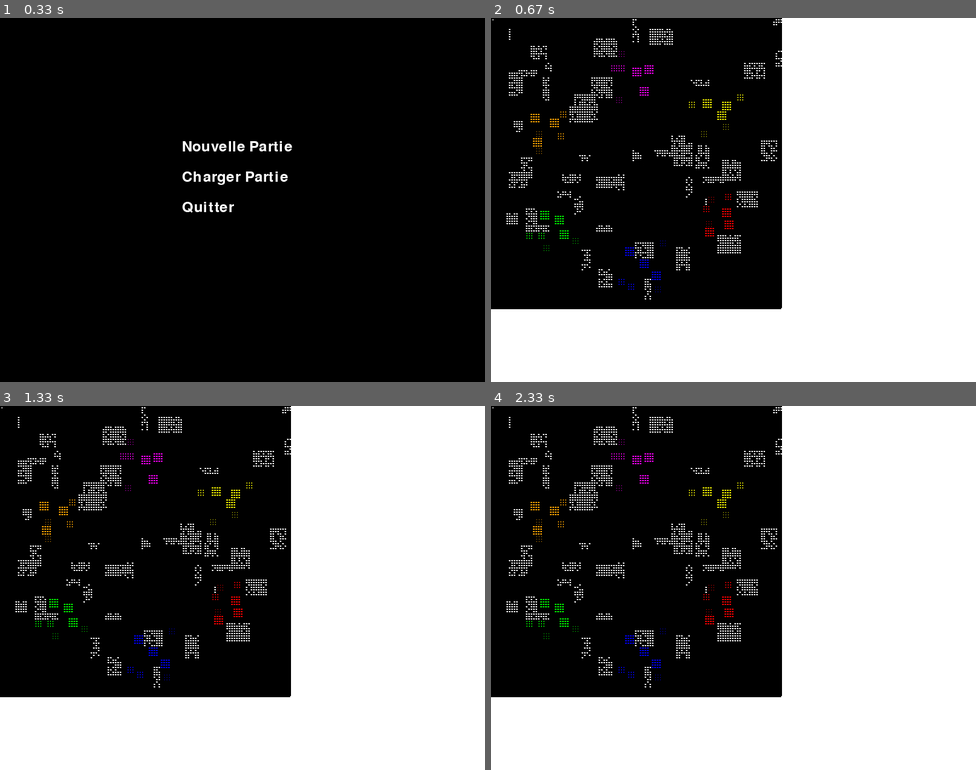
Above: before the commit, frames 1-4 (two rows, left to right).
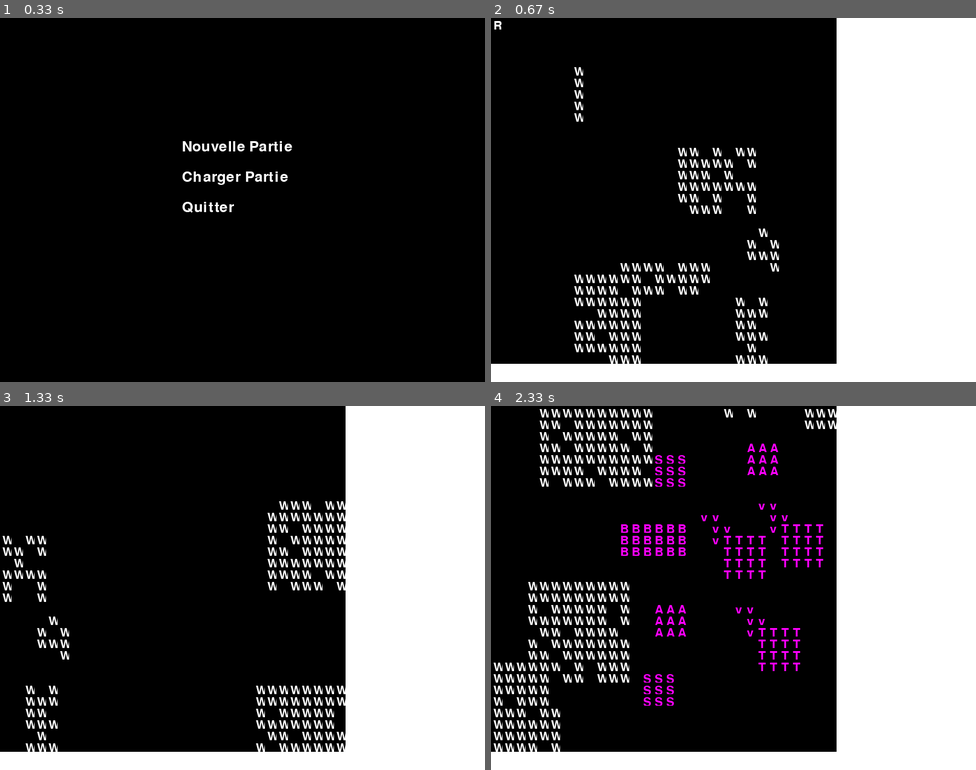
Above: after the commit, the same moments.

Repository: vstadle/AIge-of-EmpAIres
Game: pygame game, started from src/main.py
Two runs of this game, one before a commit and one after it. Both use one fixed random seed, a clock stepped at 60 frames per second and the inputs below.
Inputs:
- Up to frame 1 (0.33 s): no input
- Up to frame 2 (0.67 s): click "Nouvelle Partie" at 0.38 s
- Up to frame 3 (1.33 s): hold D 0.67-1.13 s; hold D from 1.17 s (still down)
- Up to frame 4 (2.33 s): release D at 1.63 s; hold S 1.67-1.97 s; hold D from 2 s (still down)

Frame 1 is identical in both runs. In frame 2, 23% of the frame differs, in the area x 0-72%, y 0-95%; in frame 3, 22%; in frame 4, 27%.

Commit message:
[STADLER] Première étape sauvegarde

Diff:
--- a/src/controller/ControllerMap.py
+++ b/src/controller/ControllerMap.py
@@ -14,7 +14,7 @@
 from model.Swordsman import Swordsman
 
 class ControllerMap():
-    def __init__(self):
+    def __init__(self, uiHandler):
         pygame.init()
         self.map = Map(MapType.GENEROUS_RESOURCES)
         self.vMap = ViewMap(self.map, self)  # Passer la référence de la carte
@@ -22,6 +22,7 @@
         self.pos_y = 0
         self.training_queue = []
         self.lstPlayers = []
+        self.uiHandler = uiHandler
 
     def setLstPlayers(self, lstPlayers):
         self.lstPlayers = lstPlayers
@@ -64,7 +65,9 @@
             if keys[pygame.K_s]: self.pos_y += 1
             if keys[pygame.K_q]: self.pos_x -= 1
             if keys[pygame.K_d]: self.pos_x += 1
-            if keys[pygame.K_p]: sys.exit()
+            if keys[pygame.K_p]:
+                self.uiHandler.saveGame()
+                sys.exit()
 
             max_x = len(self.map.map[0]) - self.vMap.GRID_WIDTH
             max_y = len(self.map.map) - self.vMap.GRID_HEIGHT
--- a/src/controller/UIHandler.py
+++ b/src/controller/UIHandler.py
@@ -1,5 +1,6 @@
 import pygame
 import sys
+import pickle
 
 from controller.ControllerMap import ControllerMap
 from controller.ControllerPlayer import ControllerPlayer
@@ -7,12 +8,14 @@
 from model.TownCenter import TownCenter
 from model.Farm import Farm
 from model.Villager import Villager
+from model.Game import Game
 
 class UIHandler():
     def __init__(self):
 
         #Création de la map
-        self.controllerMap = ControllerMap()
+        self.game = Game()
+        self.controllerMap = ControllerMap(self)
         self.lstPlayers = []
 
     def show_menu(self):
@@ -63,6 +66,21 @@
         self.controllerMap.setLstPlayers(self.lstPlayers)
         self.start()
 
+    def saveGame(self):
+        # Charger une partie sauvegardée
+        lsttemp = []
+        for players in self.lstPlayers:
+            lsttemp.append(players.getPlayer())
+        print(lsttemp)
+        print(self.controllerMap.map)
+        self.game.setLstPlayer(lsttemp)
+        self.game.setMap(self.controllerMap.map)
+        file = open("save.txt", "wb")
+        pickle.dump(self.game, file)
+        file.close()
+        print("Game saved")
+
+
     def initialize(self, typeGame, nbPlayers):
         if(typeGame == "Lean"):
 
--- a/src/model/Game.py
+++ b/src/model/Game.py
@@ -9,5 +9,11 @@
 
 
 
-    def set_game(self,game):
+    def setGame(self,game):
         self = game
+
+    def setLstPlayer(self,lstPlayer):
+        self.lstPlayer = lstPlayer
+
+    def setMap(self,map):
+        self.map = map
--- a/src/model/Map.py
+++ b/src/model/Map.py
@@ -29,9 +29,6 @@
 
         #Matrice de 120x120 qui va contenir les unités
         self.mapUnits = [[None for x in range(120)] for y in range(120)]
-
-        #Liste des joueurs
-        self.players = []
 
         #Listes des couleurs
         self.lstColor= [[None for x in range(120)] for y in range(120)]
--- a/src/model/Player.py
+++ b/src/model/Player.py
@@ -1,6 +1,3 @@
-
-from model.TownCenter import TownCenter
-
 class Color():
     WHITE = (255, 255, 255)
     BLACK = (0, 0, 0)
@@ -65,12 +62,6 @@
     def getBuildings(self):
         return self.buildings
 
-    def getTownCenter(self):
-        for building in self.buildings:
-            if isinstance(building, TownCenter):
-                return building
-        return None
-
     def canAffordBuilding(self, building):
         return (self.wood >= building.costW)
 
--- a/src/view/ViewMap.py
+++ b/src/view/ViewMap.py
@@ -16,8 +16,8 @@
         self.map = map  # Référence vers le modèle Map
         self.cmap = cmap  # Référence vers le contrôleur de la fenêtre
 
-        self.GRID_WIDTH =120  # Largeur de la grille en nombre de cellules
-        self.GRID_HEIGHT = 120  # Hauteur de la grille en nombre de cellules
+        self.GRID_WIDTH = 30  # Largeur de la grille en nombre de cellules
+        self.GRID_HEIGHT = 30  # Hauteur de la grille en nombre de cellules
 
         # Information sur la carte
         display_info = pygame.display.Info()
